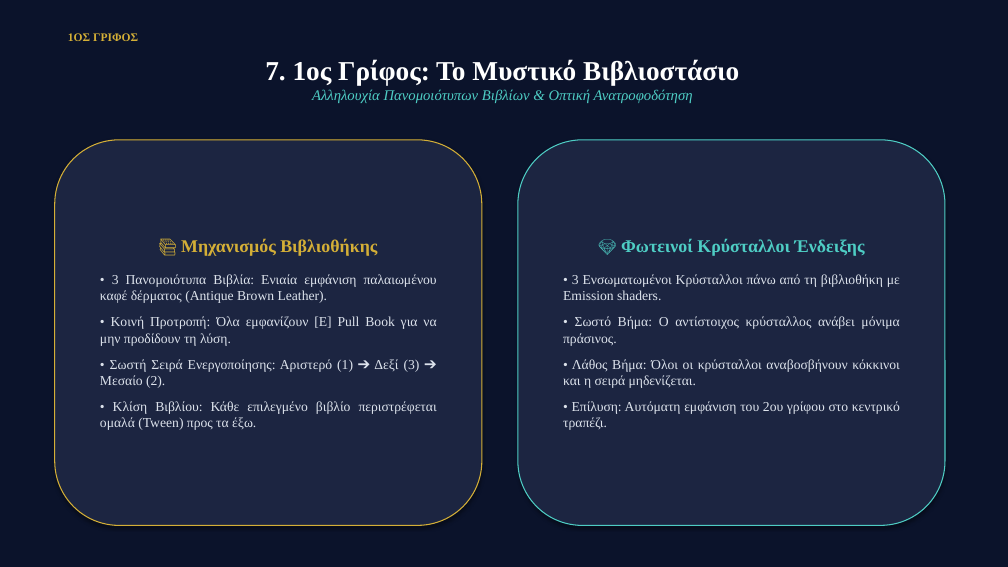
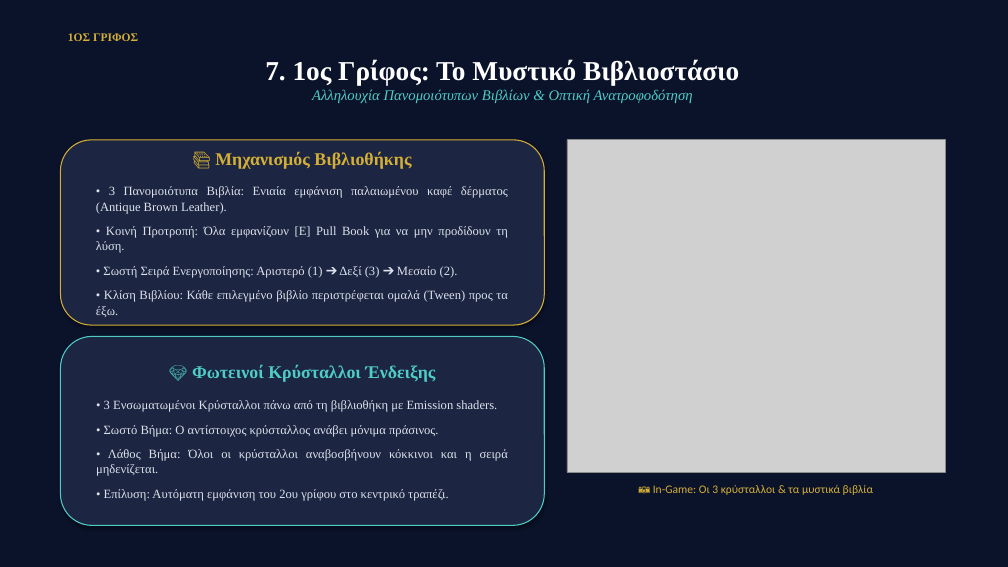
Before and after one commit to MrMpek/SecretLibrary-EscapeRoom, a slide deck: slide 8 of Deliverables/The_Secret_Library_Presentation.pptx. Drawn at 1008x567 pixels with LibreOffice and Linux fonts; fonts in the diff are those of the drawing; grey boxes stand for pictures. Boxes give left, top, right and bottom in pixels: in the first picture for what was removed or moved away, otherwise in the second. Text is boxed around its words. In the diff, an @@ line names an element or a change of style, - is before the commit and + after.

Commit message:
docs(presentation): update presentation with real metrics, raycast 3.0m, hand icon, and screenshots

```diff
--- a/Deliverables/The_Secret_Library_Presentation.pptx
+++ b/Deliverables/The_Secret_Library_Presentation.pptx
@@ rounded rectangle "📚 Μηχανισμός Βιβλιοθήκης": place and size @@
-rounded rectangle "📚 Μηχανισμός Βιβλιοθήκης" at [54,140,482,526]
+rounded rectangle "📚 Μηχανισμός Βιβλιοθήκης" at [60,140,544,325]
@@ picture added at [567,140,945,473] @@
@@ text in rounded rectangle at [96,186,508,317]: size 13 to 12 pt @@
@@ rounded rectangle "💎 Φωτεινοί Κρύσταλλοι Ένδειξης": place and size @@
-rounded rectangle "💎 Φωτεινοί Κρύσταλλοι Ένδειξης" at [518,140,945,526]
+rounded rectangle "💎 Φωτεινοί Κρύσταλλοι Ένδειξης" at [60,337,544,526]
@@ text in rounded rectangle at [96,400,508,501]: size 13 to 12 pt in "• 3 Ενσωματωμένοι Κρύσταλλοι πάνω από τη ...", "• Σωστό Βήμα: Ο αντίστοιχος κρύσταλλος ανάβει ...", "• Λάθος Βήμα: Όλοι οι κρύσταλλοι αναβοσβήνουν ...", "• Επίλυση: Αυτόματη εμφάνιση του 2ου γρίφου ..." @@
@@ text added at [653,485,873,495], 11 pt, text #D4AF37 @@
+📷 In-Game: Οι 3 κρύσταλλοι & τα μυστικά βιβλία
```
Also in this commit, not shown: 6 other slides changed.
